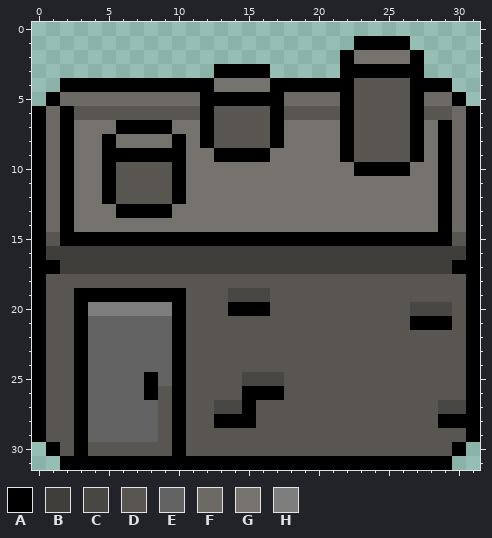
Two versions of one pixel-art sprite, LD41/sprites/spr_factory/layers/d1473a5d-3e07-4753-87f9-1c38e11b5ca2/5bbca0ff-4696-479b-9cd8-cab72f20828f.png. The picture above was drawn from the file before the commit.
The file is 32x32 pixels. Colours within 5 levels of each other are drawn and written as one.
Palette (. is transparent): A #000000  B #403e3b  C #494744  D #595652  E #636363  F #6d6a66  G #76736e  H #7d7d7d
Now the later version:
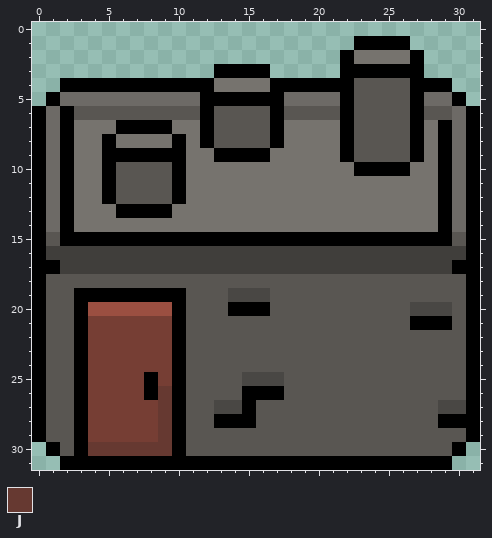
Colours new in this view: J #663931
The exact change:
Colour E changes from #636363 to #763e34.
Colour H changes from #7d7d7d to #9b4f41.
Colour D gives way to colour J in rows 26 to 29 at x 9; in row 30 at x 4 to 9.
